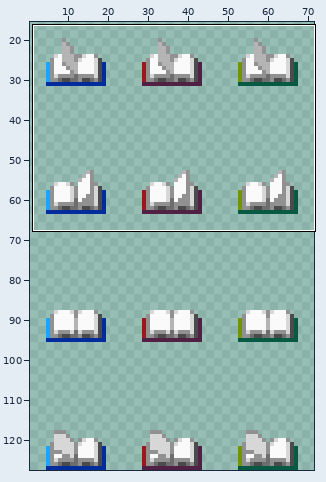
Sprite sheet, stored at prj/assets/image/obj/books.png. The picture above shows the old version from afar; the outline marks the close-up.
Close-up. As it was:
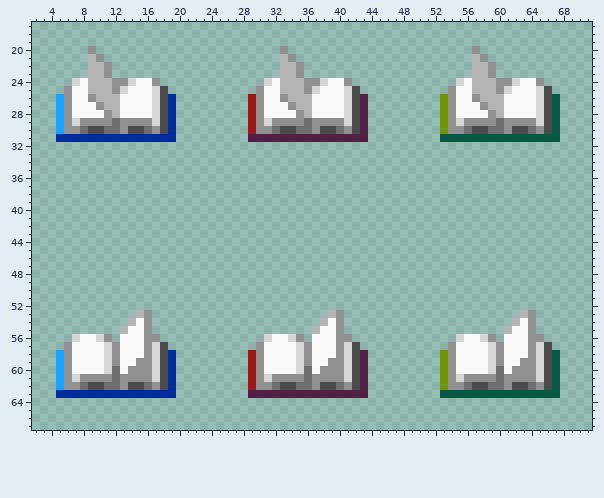
The file is 72x128 pixels. Shown: x 2..71, y 17..67. The wide view leaves out empty margins. The commit also changed other parts of the picture, which this record leaves out.
New version:
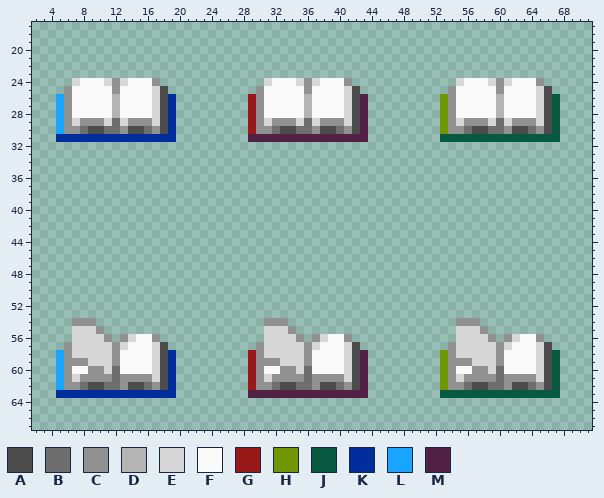
Palette (. is transparent): A #4b4b4b  B #6e6e6e  C #919191  D #b4b4b4  E #d7d7d7  F #fafafa  G #9a1817  H #719604  J #085941  K #002c9c  L #19a4ff  M #502045
The edit:
@@ x 2..71 @@
 19 ......................................................................
-20 .......C.......................C.......................C..............
-21 .......DC......................DC......................DC.............
-22 .......DDC.....................DDC.....................DDC............
-23 .......DDC.....................DDC.....................DDC............
-24 .....EFDDDCCEFFC.............EFDDDCCEFFC.............EFDDDCCEFFC......
-25 ....CFFDDDCEFFFEA...........CFFDDDCEFFFEA...........CFFDDDCEFFFEA.....
-26 ...LCFFCDDDFFFFEAK.........GCFFCDDDFFFFEAM.........HCFFCDDDFFFFEAJ....
-27 ...LCFFFCDDFFFFEAK.........GCFFFCDDFFFFEAM.........HCFFFCDDFFFFEAJ....
-28 ...LCFFFFCDFFFFEAK.........GCFFFFCDFFFFEAM.........HCFFFFCDFFFFEAJ....
-29 ...LCECCCCBCCCCEAK.........GCECCCCBCCCCEAM.........HCECCCCBCCCCEAJ....
+20 ......................................................................
+21 ......................................................................
+22 ......................................................................
+23 ......................................................................
+24 .....EFFFECEFFFC.............EFFFECEFFFC.............EFFFECEFFFC......
+25 ....CFFFFFCFFFFEA...........CFFFFFCFFFFEA...........CFFFFFCFFFFEA.....
+26 ...LCFFFFFDFFFFEAK.........GCFFFFFDFFFFEAM.........HCFFFFFDFFFFEAJ....
+27 ...LCFFFFFDFFFFEAK.........GCFFFFFDFFFFEAM.........HCFFFFFDFFFFEAJ....
+28 ...LCFFFFFDFFFFEAK.........GCFFFFFDFFFFEAM.........HCFFFFFDFFFFEAJ....
+29 ...LCECCCEBECCCEAK.........GCECCCEBECCCEAM.........HCECCCEBECCCEAJ....
 30 ...LCCBAABBCAABCAK.........GCCBAABBCAABCAM.........HCCBAABBCAABCAJ....
@@ x 2..71 @@
 52 ......................................................................
-53 .............DC......................DC......................DC.......
-54 ............DFC.....................DFC.....................DFC.......
-55 ...........DFFC....................DFFC....................DFFC.......
-56 .....EFFEC.FFFCC.............EFFEC.FFFCC.............EFFEC.FFFCC......
-57 ....CFFFFECFFFCEA...........CFFFFECFFFCEA...........CFFFFECFFFCEA.....
-58 ...LCFFFFECFFFCEAK.........GCFFFFECFFFCEAM.........HCFFFFECFFFCEAJ....
-59 ...LCFFFFECFFCCEAK.........GCFFFFECFFCCEAM.........HCFFFFECFFCCEAJ....
-60 ...LCFFFFEBFCCCEAK.........GCFFFFEBFCCCEAM.........HCFFFFEBFCCCEAJ....
+53 ......................................................................
+54 .....CCC.....................CCC.....................CCC..............
+55 .....EEEC....................EEEC....................EEEC.............
+56 .....EEEEC.CEFFC.............EEEEC.CEFFC.............EEEEC.CEFFC......
+57 ....CEEEEECEFFFEA...........CEEEEECEFFFEA...........CEEEEECEFFFEA.....
+58 ...LCEEEEECFFFFEAK.........GCEEEEECFFFFEAM.........HCEEEEECFFFFEAJ....
+59 ...LCCCEEECFFFFEAK.........GCCCEEECFFFFEAM.........HCCCEEECFFFFEAJ....
+60 ...LCFFCCEBFFFFEAK.........GCFFCCEBFFFFEAM.........HCFFCCEBFFFFEAJ....
 61 ...LCECCCCBCCCCEAK.........GCECCCCBCCCCEAM.........HCECCCCBCCCCEAJ....
